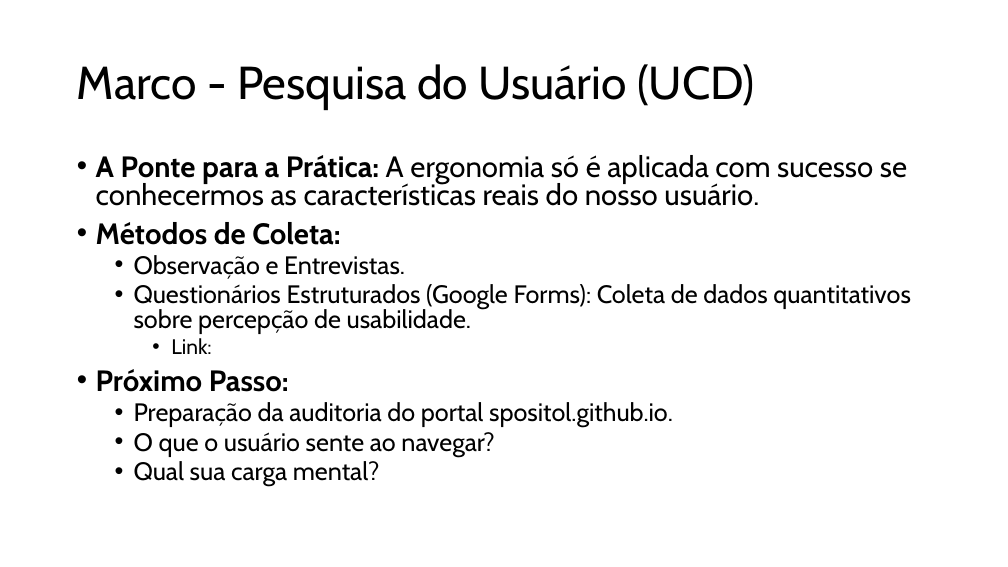
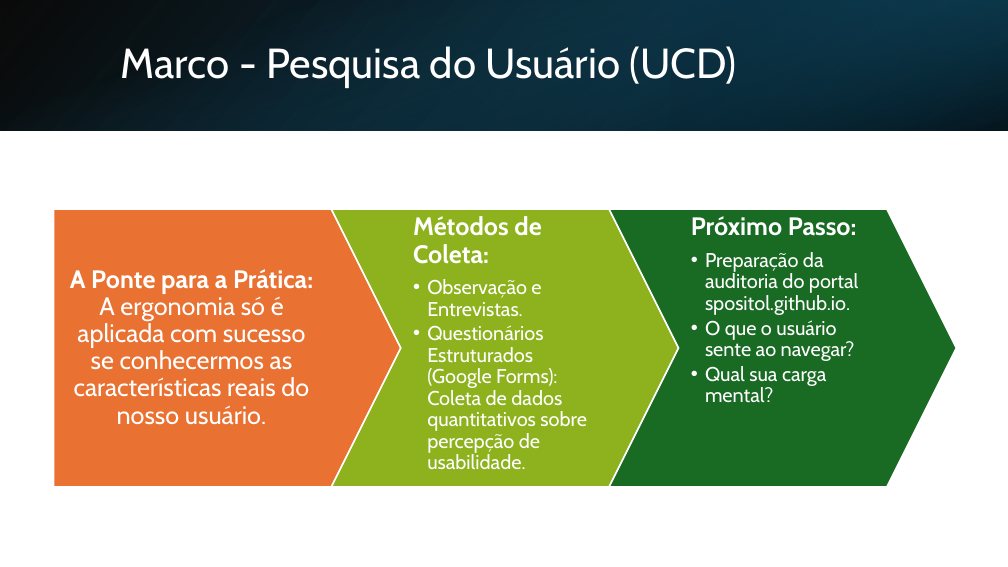
Before and after one commit to spositoL/pericia.judicial, a slide deck: slide 12 of documentos/aulas/aula-27-02-2026-expositiva-ergonomia-cognitiva-e-fisica-no-design.pptx (slide 8 before the commit). Drawn at 1008x567 pixels with LibreOffice and Linux fonts; fonts in the diff are those of the drawing. Boxes give left, top, right and bottom in pixels: in the first picture for what was removed or moved away, otherwise in the second. Text is boxed around its words. In the diff, an @@ line names an element or a change of style, - is before the commit and + after.

```diff
--- a/documentos/aulas/aula-27-02-2026-expositiva-ergonomia-cognitiva-e-fisica-no-design.pptx
+++ b/documentos/aulas/aula-27-02-2026-expositiva-ergonomia-cognitiva-e-fisica-no-design.pptx
@@ rectangle added at bbox=[0, 0, 1008, 130], fill gradient #000000 to #104862 @@
@@ rectangle added at bbox=[0, 0, 1008, 130], fill gradient #156082 to #000000 @@
@@ title "Marco - Pesquisa do Usuário ...": place and size @@
-title "Marco - Pesquisa do Usuário ..." at bbox=[77, 64, 755, 110]
+title "Marco - Pesquisa do Usuário ..." at bbox=[121, 46, 737, 88]
@@ title "Marco - Pesquisa do Usuário ..." at bbox=[121, 46, 737, 88]: size 44 to 40 pt, text colour #000000 to #FFFFFF @@
@@ rectangle added at bbox=[672, 0, 1008, 130], fill gradient #0B3041 to #156082 @@
@@ text removed at bbox=[96, 155, 911, 486] @@
-• A Ponte para a Prática: A ergonomia só é aplicada com sucesso se conhecermos as características reais do nosso usuário.
-• Métodos de Coleta:
-  • Observação e Entrevistas.
-  • Questionários Estruturados (Google Forms): Coleta de dados quantitativos sobre percepção de usabilidade.
-    • Link:
-• Próximo Passo:
-  • Preparação da auditoria do portal spositol.github.io.
-  • O que o usuário sente ao navegar?
-  • Qual sua carga mental?
@@ group added at bbox=[54, 209, 957, 487]: 3 texts, 2 chevrons, 1 pentagon arrow @@
+A Ponte para a Prática: A ergonomia só é aplicada com sucesso se conhecermos as características reais do nosso usuário.
+Métodos de Coleta:
+  • Observação e Entrevistas.
+  • Questionários Estruturados (Google Forms): Coleta de dados quantitativos sobre percepção de usabilidade.
+Próximo Passo:
+  • Preparação da auditoria do portal spositol.github.io.
+  • O que o usuário sente ao navegar?
+  • Qual sua carga mental?
```
Also in this commit, not shown: 7 other slides changed, 6 slides added, 1 slide removed, 5 other files.
